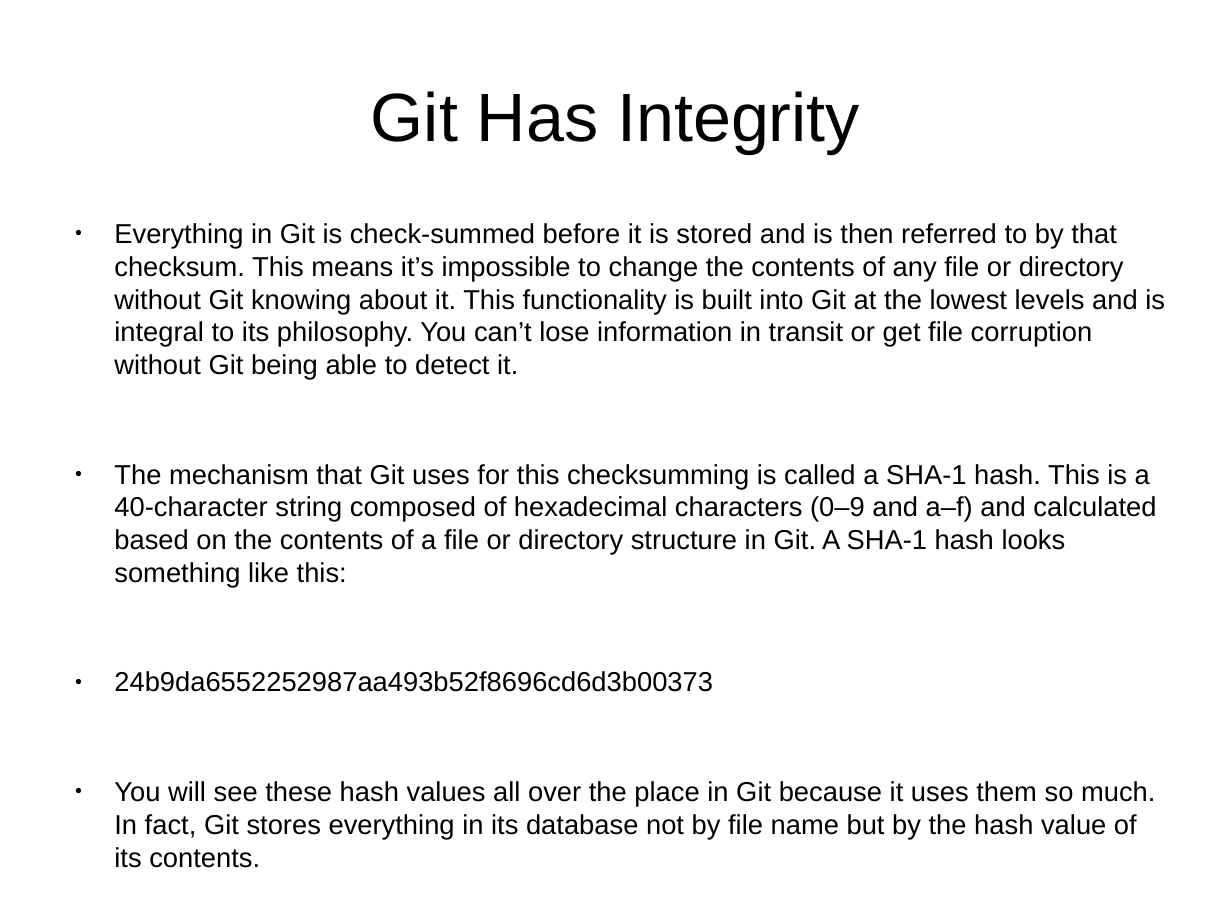
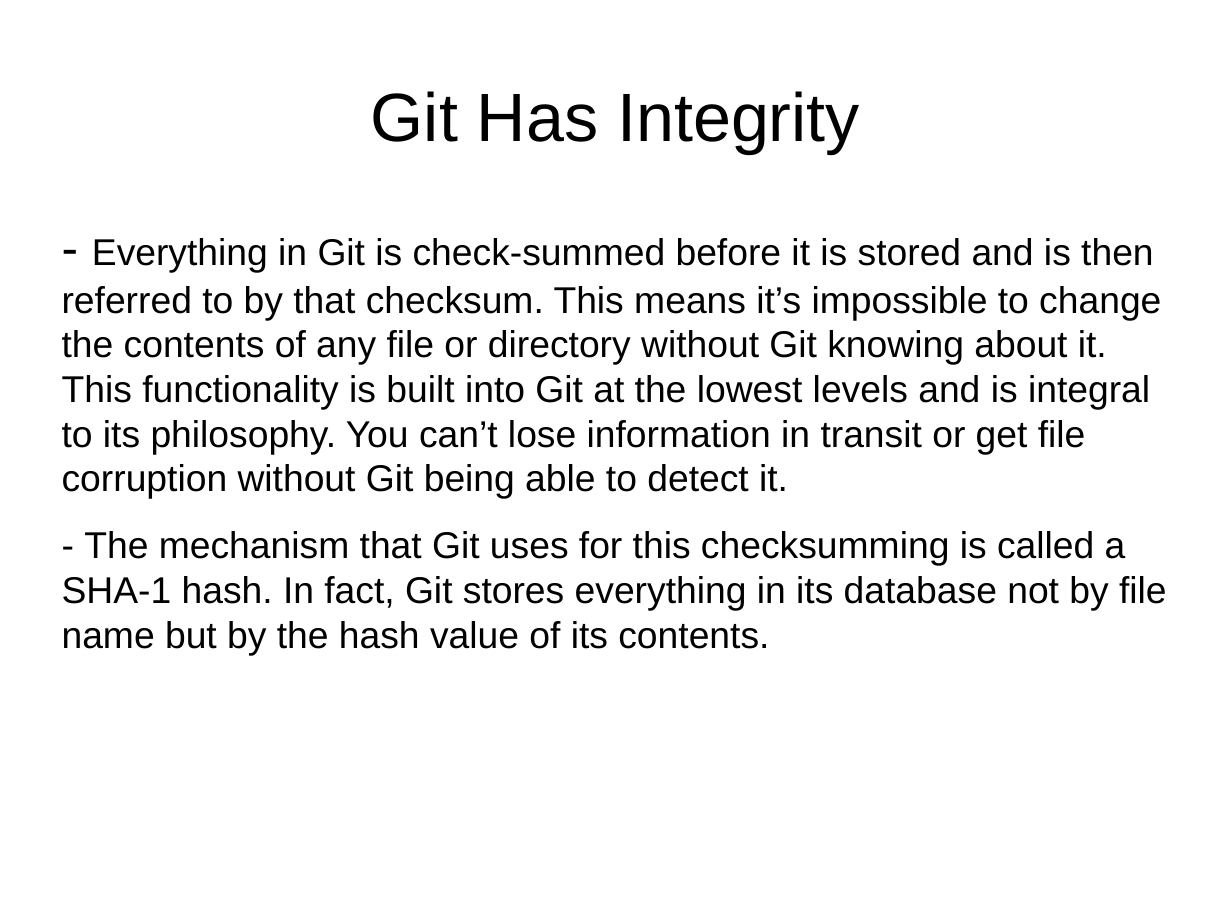
Before and after one commit to rosiv-git-trainings/docs, a slide deck: slide 10 of prezentacja.odp (slide 8 before the commit). Drawn at 1232x924 pixels with LibreOffice and Linux fonts; fonts in the diff are those of the drawing; background and template pictures are left out. Boxes give left, top, right and bottom in pixels: in the first picture for what was removed or moved away, otherwise in the second. Text is boxed around its words. In the diff, an @@ line names an element or a change of style, - is before the commit and + after.

```diff
--- a/prezentacja.odp
+++ b/prezentacja.odp
@@ text at (x1=62, y1=238, x2=1167, y2=655): text changed; size 17.6 to 24 pt @@
-● Everything in Git is check-summed before it is stored and is then referred to by that checksum. This means it’s impossible to change the contents of any file or directory without Git knowing about it. This functionality is built into Git at the lowest levels and is integral to its philosophy. You can’t lose information in transit or get file corruption without Git being able to detect it.
-● The mechanism that Git uses for this checksumming is called a SHA-1 hash. This is a 40-character string composed of hexadecimal characters (0–9 and a–f) and calculated based on the contents of a file or directory structure in Git. A SHA-1 hash looks something like this:
-● 24b9da6552252987aa493b52f8696cd6d3b00373
-● You will see these hash values all over the place in Git because it uses them so much. In fact, Git stores everything in its database not by file name but by the hash value of its contents.
+- Everything in Git is check-summed before it is stored and is then referred to by that checksum. This means it’s impossible to change the contents of any file or directory without Git knowing about it. This functionality is built into Git at the lowest levels and is integral to its philosophy. You can’t lose information in transit or get file corruption without Git being able to detect it.
+- The mechanism that Git uses for this checksumming is called a SHA-1 hash. In fact, Git stores everything in its database not by file name but by the hash value of its contents.
```
Also in this commit, not shown: 7 other slides changed, 8 slides added, 2 slides removed.
